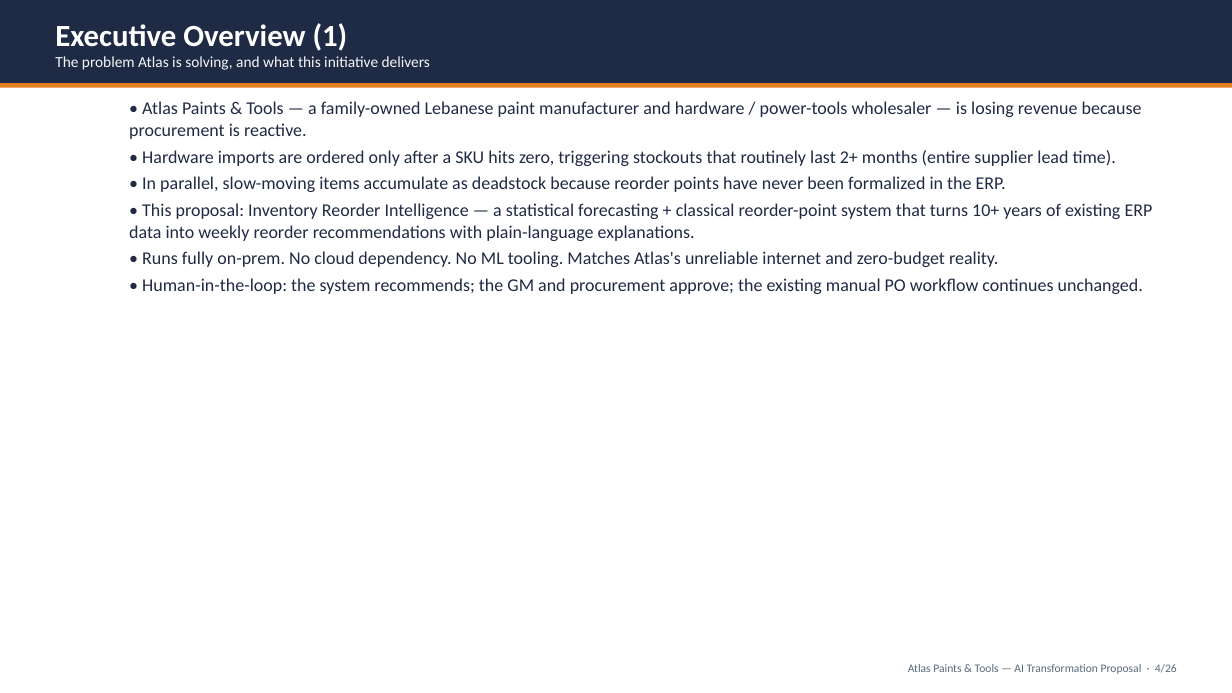
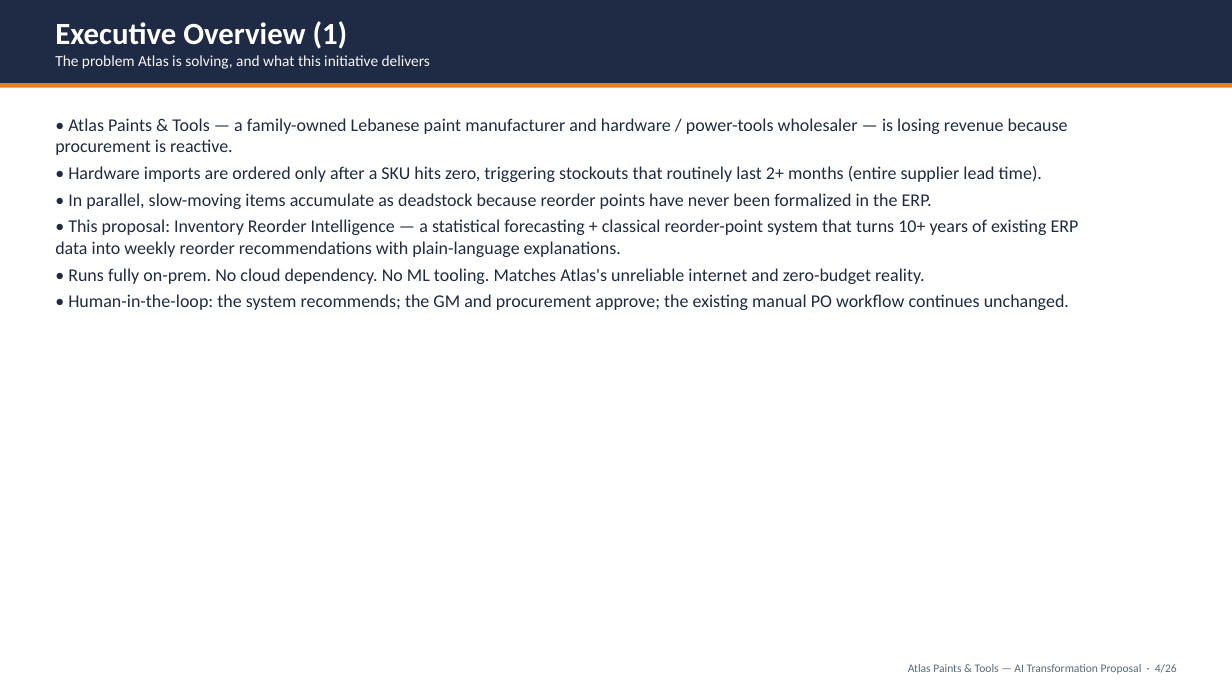
Before and after one commit to Khalifeh11/inventory-reorder-intelligence, a slide deck: slide 4 of proposal/Atlas_AI_Solution_Proposal.pptx. Drawn at 1232x693 pixels with LibreOffice and Linux fonts; fonts in the diff are those of the drawing. Boxes give left, top, right and bottom in pixels: in the first picture for what was removed or moved away, otherwise in the second. Text is boxed around its words. In the diff, an @@ line names an element or a change of style, - is before the commit and + after.

```diff
--- a/proposal/Atlas_AI_Solution_Proposal.pptx
+++ b/proposal/Atlas_AI_Solution_Proposal.pptx
@@ text "• Atlas Paints & Tools ...": place and size @@
-text "• Atlas Paints & Tools ..." at <box>129,101,1153,294</box>
+text "• Atlas Paints & Tools ..." at <box>55,118,1079,310</box>
```
Also in this commit, not shown: 13 other slides changed.
